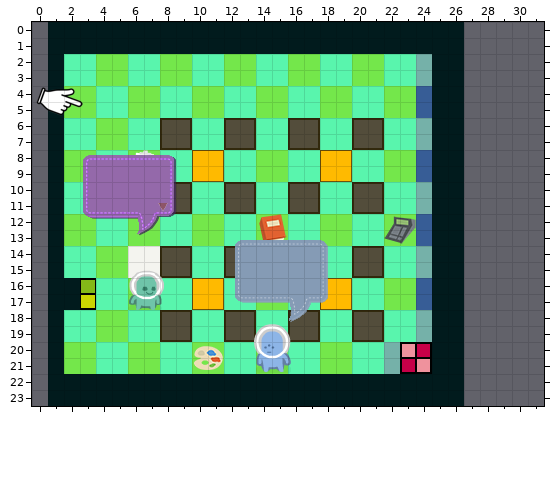
Two states of a Tiled map (JSON), tiled/school.json. Above, as it was before the edit.
Cells are 16x16 px. Shown: x 0..31, y 0..23. Not drawn, because the pictures are missing: unchanged layer "outside".
And afterwards:
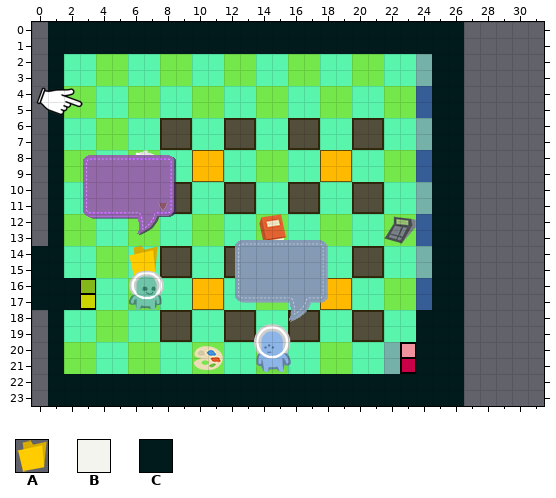
Key: from "objects": A 37 "teacher_supply"; from "tileset_32": B 48, C 106.
Objects are placed by their top-left corner, in cells (3,4 is the top-left corner of cell 3,4); size is 1x1 cell unless given.
The edit:
Layer "teacherSupply":
added: A "teacherSupply" at 5.9,13.9 size 2x2
removed: B "teacherSupply" at 6,14 size 2x2
Layer "wall #2" (now shown):
added: C at 0,14 size 2x2
added: C at 0,16 size 2x2
added: C at 24,18 size 2x2
added: C at 24,20 size 2x2
Boxes around the changes in both pictures, in picture pixels (x1, y1, x2, y2):
changed: (128, 245, 160, 278)
added: (32, 246, 48, 310)
added: (416, 310, 432, 374)
